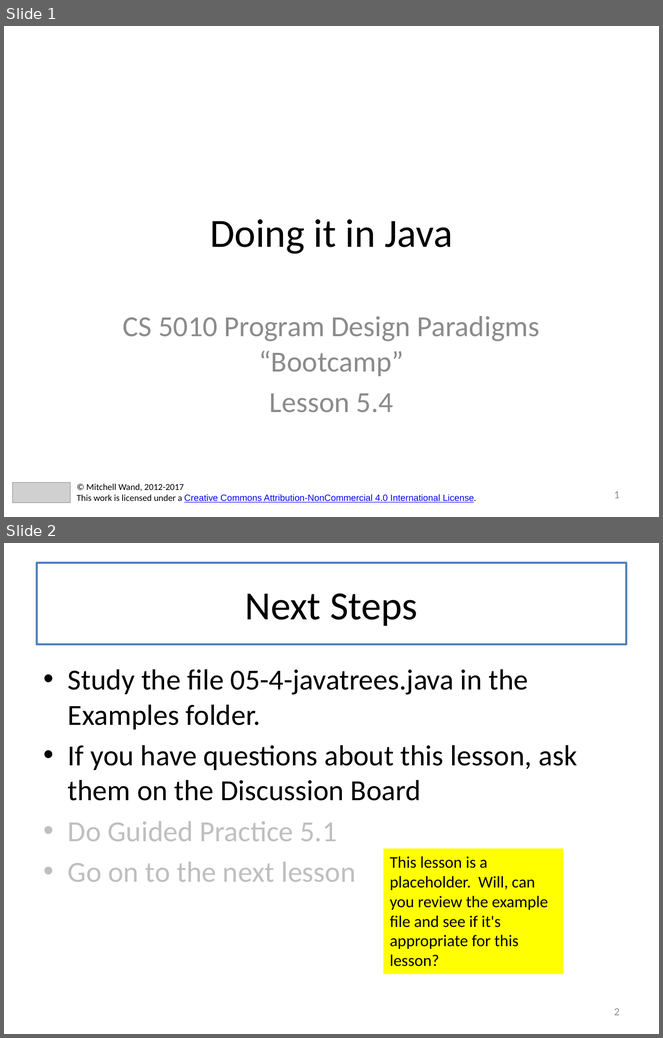
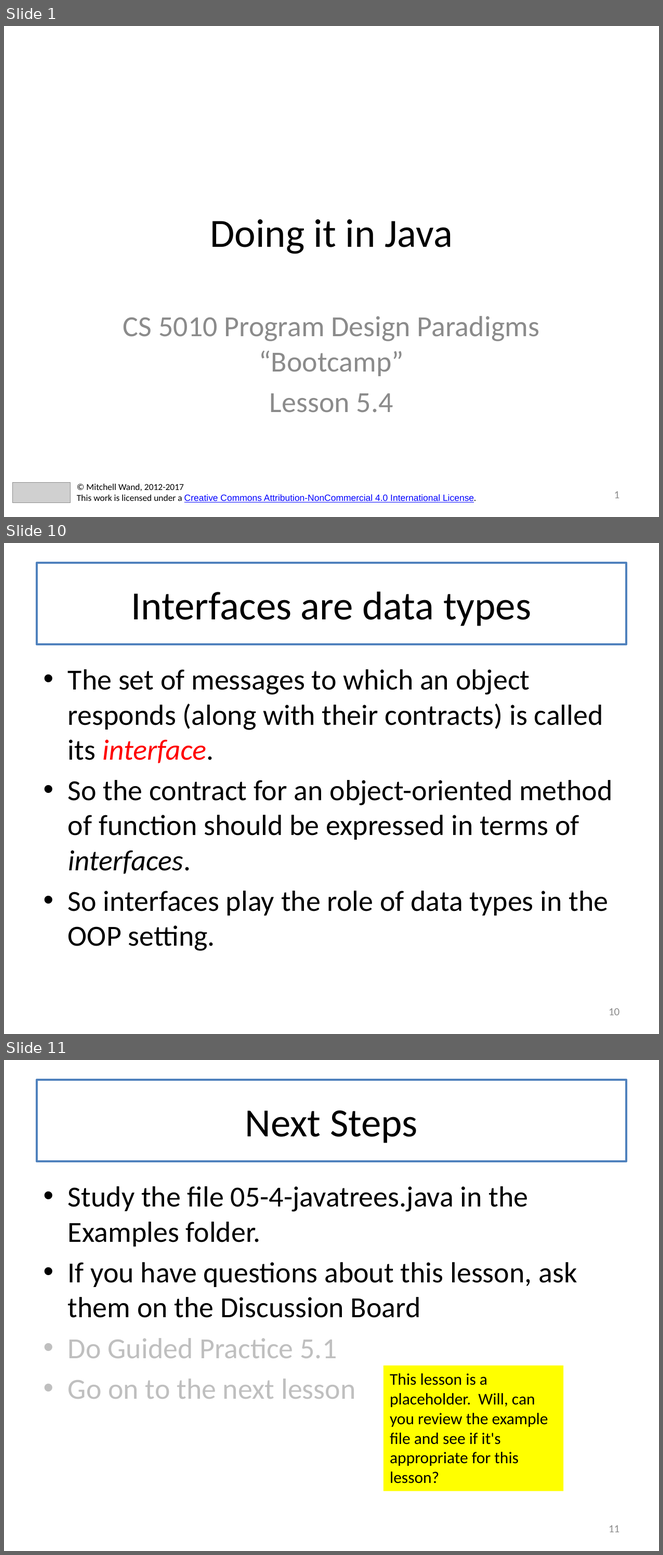
Before and after one commit to mwand/cs5010f17, a slide deck: Slides/Lesson 5.4 Doing It In Java.pptx. Shown one above the other, each under a label of ours: slides 1 and 2 before the commit, slides 1, 10 and 11 after it; the slides between them are not shown. The pictures are 663x1038 and 663x1555 pixels, drawn with LibreOffice and Linux fonts; fonts in the diff are those of the drawing; grey boxes stand for pictures. Boxes give left, top, right and bottom in pixels: in the first picture for what was removed or moved away, otherwise in the second. Text is boxed around its words. In the diff, an @@ line names an element or a change of style, - is before the commit and + after.

```diff
--- a/Slides/Lesson 5.4 Doing It In Java.pptx
+++ b/Slides/Lesson 5.4 Doing It In Java.pptx
@@ slide 10 added at (4, 543, 659, 1034), background #FFFFFF @@
@@ title added at (37, 563, 626, 644), fill #FFFFFF, outline #4F81BD 2.25 pt, 44 pt, text #000000 @@
+Interfaces are data types
@@ text added at (68, 669, 612, 951), 32 pt, text #000000 @@
+• The set of messages to which an object responds (along with their contracts) is called its interface.
+• So the contract for an object-oriented method of function should be expressed in terms of interfaces.
+• So interfaces play the role of data types in the OOP setting.
@@ page number added at (609, 1008, 620, 1016), 12 pt, text #8C8C8C @@
+10
@@ what was slide 2 is now slide 11 @@
@@ page number at (609, 1525, 620, 1533): text changed @@
-2
+11
```
Also in this commit, not shown: 8 other slides added, 4 other files.
